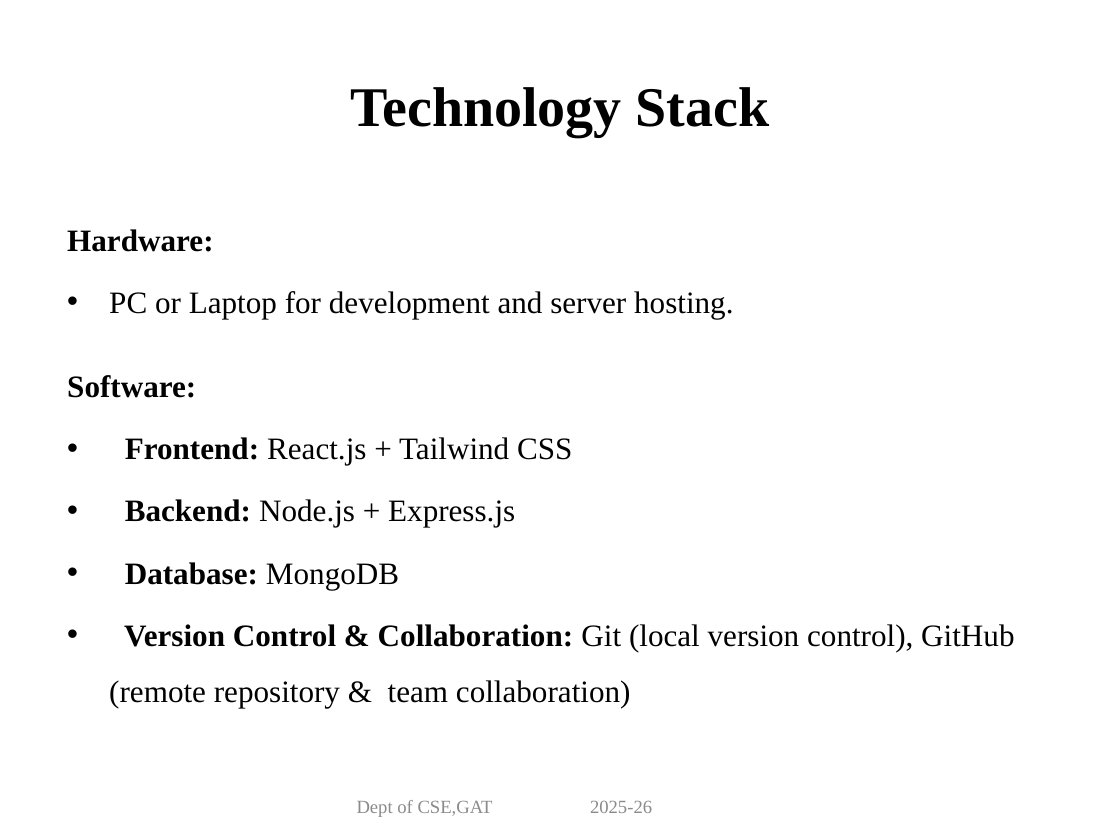
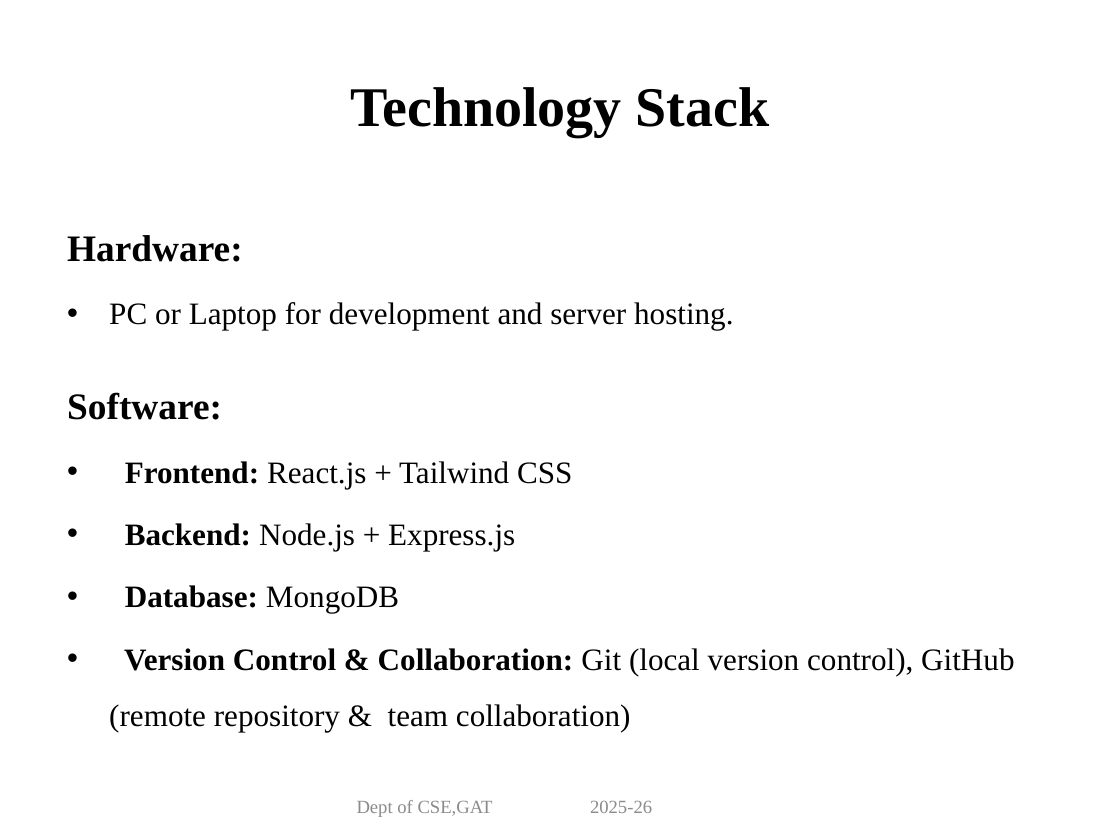
Before and after one commit to Vigneshp89511/miniproject-bookmates-, a slide deck: slide 8 of documentation/PPT/Mini_Project_BookMates.pptx. Drawn at 1120x840 pixels with LibreOffice and Linux fonts; fonts in the diff are those of the drawing. Boxes give left, top, right and bottom in pixels: in the first picture for what was removed or moved away, otherwise in the second. Text is boxed around its words. In the diff, an @@ line names an element or a change of style, - is before the commit and + after.

Commit message:
Updated the PPT

```diff
--- a/documentation/PPT/Mini_Project_BookMates.pptx
+++ b/documentation/PPT/Mini_Project_BookMates.pptx
@@ text at bbox=[67, 235, 242, 420]: size 20 to 24 pt in "Hardware:", "Software:" @@
```
